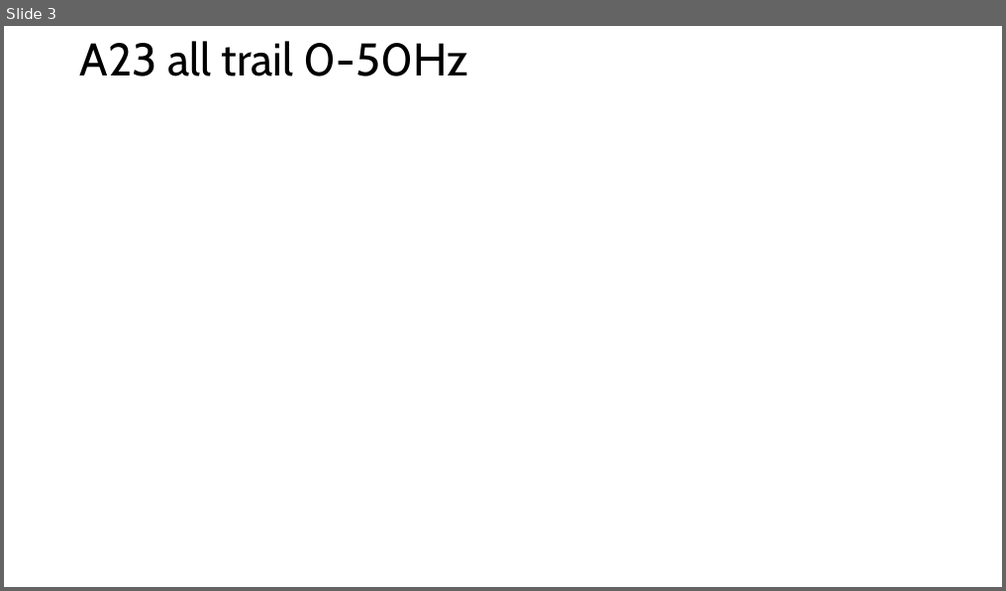
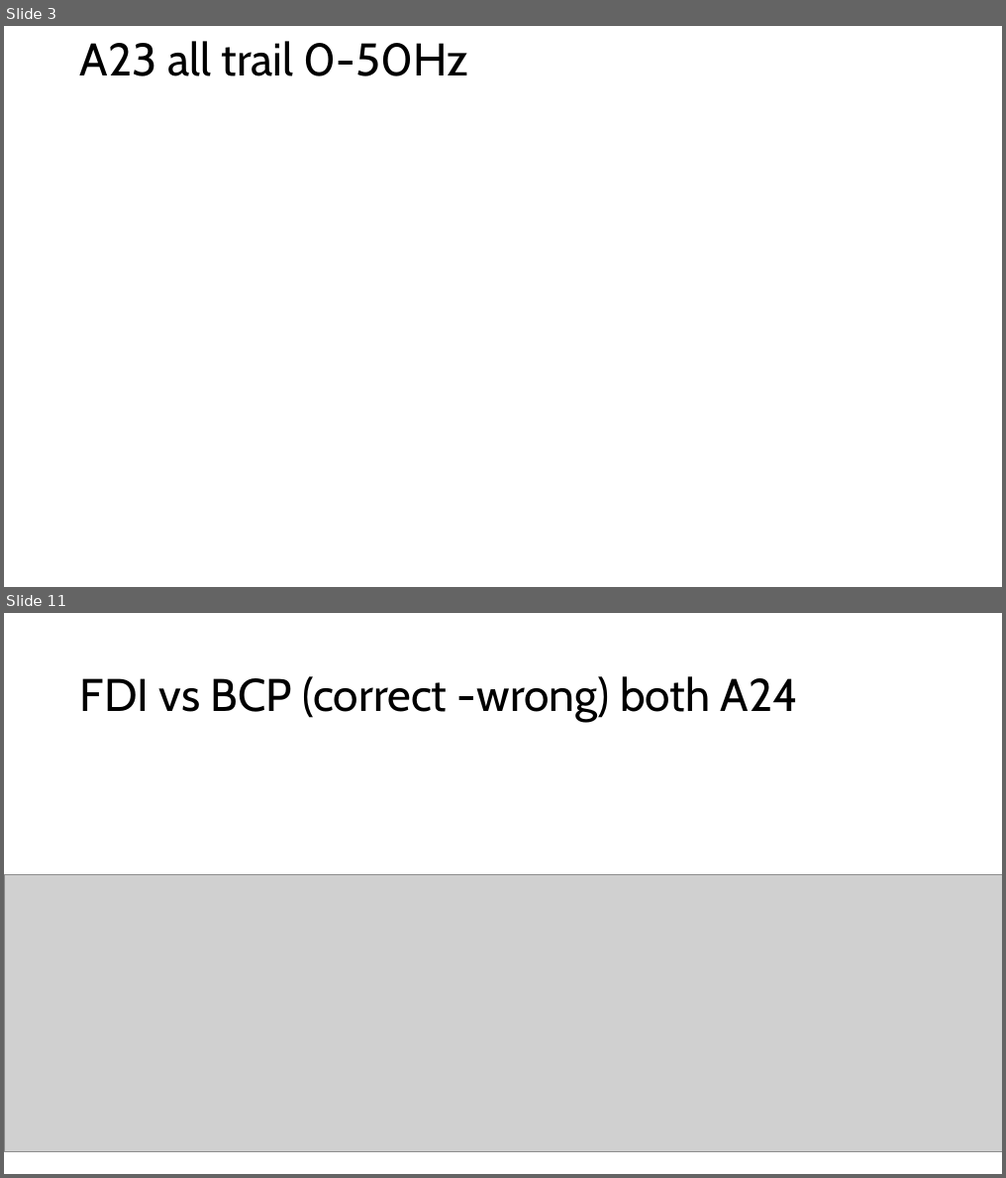
Before and after one commit to QWERTY-Liang/Anlysis_FDI_BCP, a slide deck: SSVEP.pptx. Shown one above the other, each under a label of ours: slide 3 before the commit, slides 3 and 11 after it; the slides between them are not shown. The pictures are 1006x591 and 1006x1178 pixels, drawn with LibreOffice and Linux fonts; fonts in the diff are those of the drawing; grey boxes stand for pictures; background and template pictures are left out. Boxes give left, top, right and bottom in pixels: in the first picture for what was removed or moved away, otherwise in the second. Text is boxed around its words. In the diff, an @@ line names an element or a change of style, - is before the commit and + after.

```diff
--- a/SSVEP.pptx
+++ b/SSVEP.pptx
@@ slide 11 added at (4, 613, 1002, 1174), background #FFFFFF @@
@@ title added at (80, 676, 798, 722), 44 pt, text #000000 @@
+FDI vs BCP (correct -wrong) both A24
@@ picture added at (4, 875, 1002, 1152) @@
```
Also in this commit, not shown: 7 other slides added, 8 slides removed, 5 other files.
